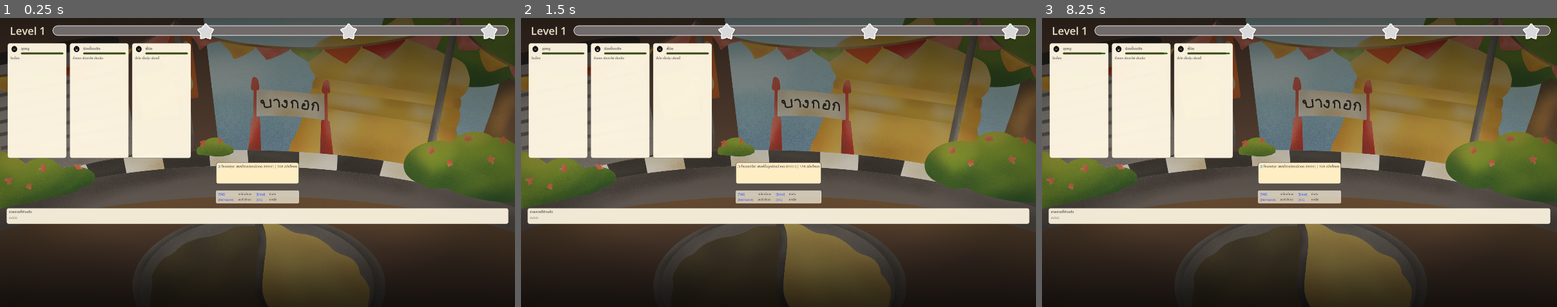
Above: before the commit, frames 1-3 (left to right).
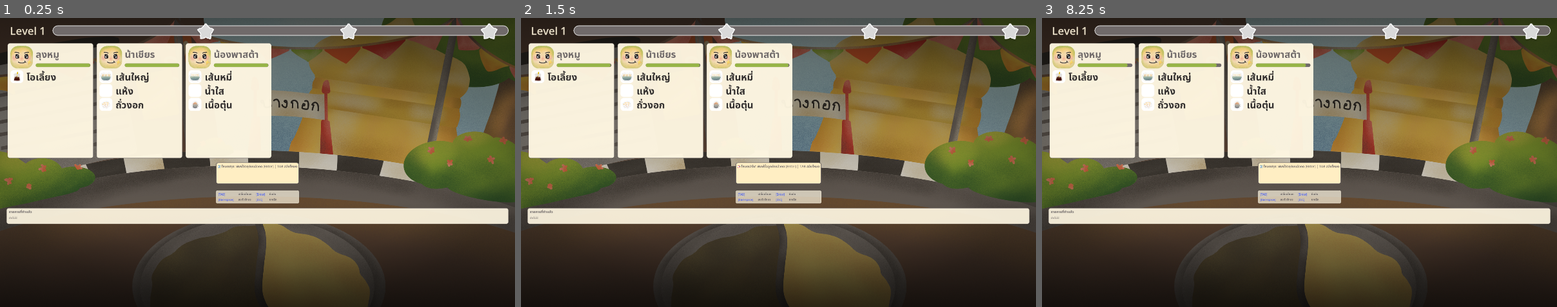
Above: after the commit, the same moments.

Repository: pcpaugust/video-game
Game: Godot game, scene res://scenes/main/Cooking.tscn
Two runs of this game, one before a commit and one after it. Both use one fixed random seed, a clock stepped at 60 frames per second and the inputs below.
Inputs:
- Up to frame 1 (0.25 s): no input
- Up to frame 2 (1.5 s): tap Enter at 0.5, 0.6 s; tap Space at 1.25 s; tap Tab at 1.35 s
- Up to frame 3 (8.25 s): tap Enter at 2, 2.85, 3.5, 5.1, 7.35 s; tap Backspace at 2.1, 4.35, 6.6 s; tap Space at 2.75, 5 s; tap Tab at 3.6, 5.85, 8.1 s

The runs differ from the first frame. In frame 1, 9.3% of the frame differs, in the area x 2-53%, y 8-49%; in frame 2, 9.3%; in frame 3, 9.3%.

Commit message:
feat: order card / remove special

Diff:
--- /dev/null
+++ b/scenes/ui/IngredientItem.tscn
@@ -0,0 +1,41 @@
+[gd_scene format=3 uid="uid://df4bo8f0lq244"]
+
+[ext_resource type="Script" uid="uid://3objul2dws4i" path="res://scenes/ui/ingredient_item.gd" id="1_nrqfa"]
+
+[sub_resource type="StyleBoxFlat" id="StyleBoxFlat_ol5p8"]
+bg_color = Color(1, 1, 1, 1)
+corner_radius_top_left = 12
+corner_radius_top_right = 12
+corner_radius_bottom_right = 12
+corner_radius_bottom_left = 12
+
+[node name="IngredientItem" type="HBoxContainer" unique_id=1953120265]
+custom_minimum_size = Vector2(0, 48)
+offset_right = 252.0
+offset_bottom = 48.0
+size_flags_horizontal = 3
+theme_override_constants/separation = 12
+script = ExtResource("1_nrqfa")
+
+[node name="IconContainer" type="PanelContainer" parent="." unique_id=1896462458]
+custom_minimum_size = Vector2(48, 48)
+layout_mode = 2
+theme_override_styles/panel = SubResource("StyleBoxFlat_ol5p8")
+
+[node name="Icon" type="TextureRect" parent="IconContainer" unique_id=613317756]
+layout_mode = 2
+expand_mode = 1
+stretch_mode = 4
+
+[node name="LabelContainer" type="Control" parent="." unique_id=154852924]
+custom_minimum_size = Vector2(200, 48)
+layout_mode = 2
+
+[node name="Label" type="Label" parent="LabelContainer" unique_id=1499526486]
+custom_minimum_size = Vector2(200, 48)
+layout_mode = 0
+offset_right = 200.0
+offset_bottom = 48.0
+theme_override_colors/font_color = Color(0.1882353, 0.1764706, 0.1764706, 1)
+theme_override_font_sizes/font_size = 36
+text = "testtest"
--- a/scenes/ui/customer_item.tscn
+++ b/scenes/ui/customer_item.tscn
@@ -1,7 +1,7 @@
 [gd_scene format=3 uid="uid://2jc76giccj5p"]
 
 [ext_resource type="Script" uid="uid://cpm4r8g51qloe" path="res://scripts/ui/customer_item.gd" id="1_c2bwp"]
-[ext_resource type="Texture2D" uid="uid://dqstcygdsc6mw" path="res://assets/figma/face_angy.svg" id="2_face_angy"]
+[ext_resource type="Texture2D" uid="uid://dovcvlsh5afbr" path="res://assets/artwork/customer/happy.png" id="2_1bjnd"]
 
 [sub_resource type="StyleBoxFlat" id="StyleBoxFlat_card"]
 bg_color = Color(1, 0.968627, 0.886275, 0.96)
@@ -16,23 +16,18 @@
 corner_radius_bottom_left = 8
 
 [sub_resource type="StyleBoxFlat" id="StyleBoxFlat_1bjnd"]
-bg_color = Color(0.439216, 0.415686, 0.415686, 0.9)
-border_width_left = 1
-border_width_top = 1
-border_width_right = 1
-border_width_bottom = 1
-border_color = Color(1, 1, 1, 0.85)
-corner_radius_top_left = 1000
-corner_radius_top_right = 1000
-corner_radius_bottom_right = 1000
-corner_radius_bottom_left = 1000
+bg_color = Color(0.4392157, 0.41568628, 0.41568628, 1)
+corner_radius_top_left = 12
+corner_radius_top_right = 12
+corner_radius_bottom_right = 12
+corner_radius_bottom_left = 12
 
 [sub_resource type="StyleBoxFlat" id="StyleBoxFlat_qiy72"]
-bg_color = Color(0.87451, 0.337255, 0.25098, 1)
-corner_radius_top_left = 1000
-corner_radius_top_right = 1000
-corner_radius_bottom_right = 1000
-corner_radius_bottom_left = 1000
+bg_color = Color(0.5921569, 0.7058824, 0.2784314, 1)
+corner_radius_top_left = 12
+corner_radius_top_right = 12
+corner_radius_bottom_right = 12
+corner_radius_bottom_left = 12
 
 [sub_resource type="StyleBoxFlat" id="StyleBoxFlat_order_box"]
 bg_color = Color(1, 1, 1, 0.18)
@@ -54,7 +49,7 @@
 corner_radius_bottom_left = 999
 
 [node name="CustomerItem" type="PanelContainer" unique_id=284843403]
-custom_minimum_size = Vector2(220, 430)
+custom_minimum_size = Vector2(320, 430)
 theme_override_styles/panel = SubResource("StyleBoxFlat_card")
 script = ExtResource("1_c2bwp")
 
@@ -74,22 +69,24 @@
 theme_override_constants/separation = 10
 
 [node name="FaceIcon" type="TextureRect" parent="MarginContainer/VBoxContainer/HeaderRow" unique_id=1812452001]
-custom_minimum_size = Vector2(24, 24)
+custom_minimum_size = Vector2(84, 84)
 layout_mode = 2
-texture = ExtResource("2_face_angy")
+texture = ExtResource("2_1bjnd")
+expand_mode = 2
 
 [node name="NameColumn" type="VBoxContainer" parent="MarginContainer/VBoxContainer/HeaderRow" unique_id=1847559825]
 layout_mode = 2
 size_flags_horizontal = 3
+alignment = 1
 
 [node name="NameLabel" type="Label" parent="MarginContainer/VBoxContainer/HeaderRow/NameColumn" unique_id=2102601718]
 layout_mode = 2
 theme_override_colors/font_color = Color(0.439216, 0.415686, 0.415686, 1)
-theme_override_font_sizes/font_size = 13
+theme_override_font_sizes/font_size = 36
 text = "?????"
 
 [node name="PatienceBar" type="ProgressBar" parent="MarginContainer/VBoxContainer/HeaderRow/NameColumn" unique_id=1241514740]
-custom_minimum_size = Vector2(132, 7)
+custom_minimum_size = Vector2(0, 13)
 layout_mode = 2
 theme_override_styles/background = SubResource("StyleBoxFlat_1bjnd")
 theme_override_styles/fill = SubResource("StyleBoxFlat_qiy72")
@@ -130,8 +127,12 @@
 theme_override_constants/v_separation = 3
 
 [node name="OrdersText" type="Label" parent="MarginContainer/VBoxContainer" unique_id=600073659]
+visible = false
 layout_mode = 2
 theme_override_colors/font_color = Color(0.439216, 0.415686, 0.415686, 0.9)
 theme_override_font_sizes/font_size = 11
 text = "รายการที่สั่ง"
 autowrap_mode = 2
+
+[node name="OrderList" type="VBoxContainer" parent="MarginContainer/VBoxContainer" unique_id=1497911243]
+layout_mode = 2
--- /dev/null
+++ b/scenes/ui/ingredient_item.gd
@@ -0,0 +1,21 @@
+extends HBoxContainer
+
+@onready var icon: TextureRect = $IconContainer/Icon
+@onready var label: Label = $LabelContainer/Label
+
+const INGREDIENT_TEXTURES = MenuConfig.INGREDIENT_TEXTURES
+
+func _get_ingredient_texture(ing_name: String) -> Texture2D:
+	if not INGREDIENT_TEXTURES.has(ing_name):
+		return null
+	return INGREDIENT_TEXTURES[ing_name] as Texture2D
+
+func setup(ingredient: String):
+	var img: Texture2D = _get_ingredient_texture(ingredient)
+	if img:
+		icon.texture = img
+		icon.visible = img != null
+	if label:
+		label.text = ingredient
+		label.queue_redraw()
+	return
--- a/scripts/config/game_config.gd
+++ b/scripts/config/game_config.gd
@@ -5,14 +5,12 @@
 const BASE_CUSTOMER_COUNT: int = 2
 const MAX_CUSTOMERS: int = 4
 
-const SPECIAL_CUSTOMER_CHANCE: float = 0.15
 const CHILD_CUSTOMER_CHANCE: float = 0.1
 
 # Patience / time settings
 const BASE_PATIENCE_TIME: float = 100.0
 const PATIENCE_TIME_PER_LEVEL: float = 1.5
 const CHILD_PATIENCE_BONUS: float = 4.0
-const SPECIAL_PATIENCE_PENALTY: float = 4.0
 const MIN_PATIENCE_TIME: float = 8.0
 
 const TIME_BONUS_PER_DISH: float = 5.0
@@ -26,5 +24,4 @@
 # Scoring
 const BASE_SCORE_PER_DISH: int = 10
 const FULL_ORDER_BONUS: int = 20
-const SPECIAL_SCORE_MULTIPLIER: float = 1.5
 const CHILD_SCORE_MULTIPLIER: float = 0.8
--- a/scripts/config/menu_config.gd
+++ b/scripts/config/menu_config.gd
@@ -47,12 +47,12 @@
 	"เนื้อตุ๋น": preload("res://assets/artwork/menu/meat02.png"),
 	"หมูเด้ง": preload("res://assets/artwork/menu/meat04.png"),
 	"น่องไก่": preload("res://assets/artwork/menu/meat05.png"),
-	"กระเทียมเจียว": preload("res://assets/artwork/menu/veg01.png"),
-	"ถั่วงอก": preload("res://assets/artwork/menu/veg02.png"),
-	"ต้นหอมผักชี": preload("res://assets/artwork/menu/veg03.png"),
-	"โอเลี้ยง": preload("res://assets/artwork/menu/drink01.png"),
-	"กระเจี๊ยบ": preload("res://assets/artwork/menu/drink03.png"),
-	"เก๊กฮวย": preload("res://assets/artwork/menu/drink02.png"),
+	"กระเทียมเจียว": preload("res://assets/artwork/menu/veg02.png"),
+	"ถั่วงอก": preload("res://assets/artwork/menu/veg03.png"),
+	"ต้นหอมผักชี": preload("res://assets/artwork/menu/veg01.png"),
+	"โอเลี้ยง": preload("res://assets/artwork/menu/drink02.png"),
+	"กระเจี๊ยบ": preload("res://assets/artwork/menu/drink01.png"),
+	"เก๊กฮวย": preload("res://assets/artwork/menu/drink03.png"),
 }
 
 # Customer name pools
@@ -86,17 +86,6 @@
 	"พี่หนุ่ม"
 ]
 
-const SPECIAL_CUSTOMER_NAMES: Array[String] = [
-	"คุณศุภกฤตศักดิ์เดชากร",
-	"คุณพรพรหมรัตนมาศ",
-	"คุณอัครมหาไพศาล",
-	"คุณเบญจมินทรากุล",
-	"คุณวิวัฒน์ธนโชติอนันต์",
-	"คุณประเสริฐเลิศวิจิตร",
-	"คุณรัตนไพโรจน์กิจ",
-	"คุณธนภัทรโภคินทร์"
-]
-
 const CHILD_CUSTOMER_NAMES: Array[String] = [
 	"น้องออม",
 	"น้องปั้นแป้ง",
--- a/scripts/core/cooking.gd
+++ b/scripts/core/cooking.gd
@@ -15,7 +15,6 @@
 	var order_keys: Array[String] = []
 	var patience: float = 0.0
 	var max_patience: float = 0.0
-	var is_special: bool = false
 	var is_child: bool = false
 
 var level: int = 1
@@ -64,8 +63,7 @@
 	while customers.size() < count:
 		var c = Customer.new()
 		c.is_child = randf() < GameConfig.CHILD_CUSTOMER_CHANCE
-		c.is_special = randf() < GameConfig.SPECIAL_CUSTOMER_CHANCE
-		c.name = MenuData.random_customer_name(c.is_special, c.is_child)
+		c.name = MenuData.random_customer_name(c.is_child)
 
 		if (used_name.has(c.name)): continue
 
@@ -77,8 +75,6 @@
 		# ปรับแต่งเวลาตามประเภทลูกค้า
 		if c.is_child:
 			base_time += GameConfig.CHILD_PATIENCE_BONUS
-		elif c.is_special:
-			base_time -= GameConfig.SPECIAL_PATIENCE_PENALTY
 
 		c.max_patience = max(base_time, GameConfig.MIN_PATIENCE_TIME)
 		c.patience = c.max_patience
@@ -201,8 +197,6 @@
 			current_serve_score += GameConfig.FULL_ORDER_BONUS
 
 		# 3. Apply ตัวคูณตามประเภทลูกค้า
-		if customer.is_special:
-			current_serve_score = int(current_serve_score * GameConfig.SPECIAL_SCORE_MULTIPLIER)
 		elif customer.is_child:
 			current_serve_score = int(current_serve_score * GameConfig.CHILD_SCORE_MULTIPLIER)
 
--- a/scripts/data/menu_data.gd
+++ b/scripts/data/menu_data.gd
@@ -20,7 +20,6 @@
 	for ing in ingredients:
 		if ing in all_ingredients() and not filtered.has(ing):
 			filtered.append(ing)
-	filtered.sort()
 	return " ".join(filtered)
 
 
@@ -67,13 +66,10 @@
 	return result
 
 
-static func random_customer_name(is_special: bool, is_child: bool) -> String:
+static func random_customer_name(is_child: bool) -> String:
 	if is_child:
 		var child_names: Array[String] = MenuConfig.CHILD_CUSTOMER_NAMES
 		return child_names[randi() % child_names.size()]
-	if is_special:
-		var special_names: Array[String] = MenuConfig.SPECIAL_CUSTOMER_NAMES
-		return special_names[randi() % special_names.size()]
 	var normal_names: Array[String] = MenuConfig.NORMAL_CUSTOMER_NAMES
 	return normal_names[randi() % normal_names.size()]
 
@@ -97,14 +93,14 @@
 			MenuConfig.DRINK_TYPES[randi() % MenuConfig.DRINK_TYPES.size()]
 		)
 	else:
+		# Choose noodle
+		ingredients.append(
+			MenuConfig.NOODLE_TYPES[randi() % MenuConfig.NOODLE_TYPES.size()]
+		)
+
 		# Choose broth
 		ingredients.append(
 			MenuConfig.BROTH_TYPES[randi() % MenuConfig.BROTH_TYPES.size()]
-		)
-
-		# Choose noodle
-		ingredients.append(
-			MenuConfig.NOODLE_TYPES[randi() % MenuConfig.NOODLE_TYPES.size()]
 		)
 
 		# Maybe add 1–2 meats
--- a/scripts/ui/customer_item.gd
+++ b/scripts/ui/customer_item.gd
@@ -18,22 +18,23 @@
 @onready var grid_a: GridContainer = $MarginContainer/VBoxContainer/OrdersRow/OrderBoxA/BoxAContent
 @onready var grid_b: GridContainer = $MarginContainer/VBoxContainer/OrdersRow/OrderBoxB/BoxBContent
 @onready var item_template: PanelContainer = $MarginContainer/VBoxContainer/OrdersRow/OrderBoxA/BoxAContent/ItemTemplate
+@onready var order_list: VBoxContainer = $MarginContainer/VBoxContainer/OrderList
 @onready var orders_text: Label = $MarginContainer/VBoxContainer/OrdersText
 
-const FACE_ANGY: Texture2D = preload("res://assets/figma/face_angy.svg")
-const FACE_HAPPY: Texture2D = preload("res://assets/figma/face_happy.svg")
-const INGREDIENT_TEXTURES = MenuConfig.INGREDIENT_TEXTURES
+const IngredientItemScene = preload("res://scenes/ui/IngredientItem.tscn")
+
+const FACE_ANGRY: Texture2D = preload("res://assets/artwork/customer/angry.png")
+const FACE_MEH: Texture2D = preload("res://assets/artwork/customer/meh.png")
+const FACE_HAPPY: Texture2D = preload("res://assets/artwork/customer/happy.png")
 
 func update_from_data(
 	name: String,
-	is_special: bool,
 	is_child: bool,
 	patience: float,
 	max_patience: float,
 	order_keys: Array
 ) -> void:
 	name_label.text = name
-	face_icon.texture = FACE_HAPPY if (is_special or is_child) else FACE_ANGY
 
 	_update_patience(patience, max_patience)
 	_update_orders(order_keys)
@@ -43,29 +44,25 @@
 		return
 	patience_bar.max_value = max_val
 	patience_bar.value = current
-
-	var ratio: float = current / max_val if max_val > 0.0 else 0.0
-	patience_bar.modulate = Color(0.262745, 0.760784, 0.337255) if ratio >= 0.3 else Color(0.87451, 0.337255, 0.25098)
+	face_icon.texture = FACE_HAPPY
+	if current <= 0.5 * max_val:
+		face_icon.texture = FACE_MEH
+	if current <= 0.2 * max_val:
+		face_icon.texture = FACE_ANGRY
 
 func update_patience(current: float, max_val: float) -> void:
 	_update_patience(current, max_val)
 
 func _update_orders(order_keys: Array) -> void:
-	if grid_a == null or grid_b == null:
-		return
-
-	_clear_grid(grid_a)
-	_clear_grid(grid_b)
-
-	var first_box_count: int = min(order_keys.size(), 4)
-	for i in range(first_box_count):
-		grid_a.add_child(_make_item(order_keys[i]))
-
-	for i in range(first_box_count, order_keys.size()):
-		grid_b.add_child(_make_item(order_keys[i]))
-
 	if orders_text:
 		orders_text.text = ", ".join(order_keys)
+	for order in order_keys:
+		var ing = order.split(" ")
+		for i in ing:
+			var item = IngredientItemScene.instantiate()
+			order_list.add_child(item)
+			item.call_deferred("setup", i)
+
 
 func _clear_grid(grid: GridContainer) -> void:
 	for child in grid.get_children():
--- a/scripts/ui/order_queue.gd
+++ b/scripts/ui/order_queue.gd
@@ -16,7 +16,6 @@
 		if card.has_method("update_from_data"):
 			card.update_from_data(
 				c.name,
-				c.is_special,
 				c.is_child,
 				c.patience,
 				c.max_patience,
Binary file changed: assets/artwork/customer/angry.png
Not shown, changed: assets/artwork/customer/angry.png.import
Binary file changed: assets/artwork/customer/happy.png
Not shown, changed: assets/artwork/customer/happy.png.import
Binary file added: assets/artwork/customer/meh.png
Not shown, changed: assets/artwork/customer/meh.png.import
Binary file removed: assets/artwork/customer/ok.png
Not shown, added: scenes/ui/ingredient_item.gd.uid
